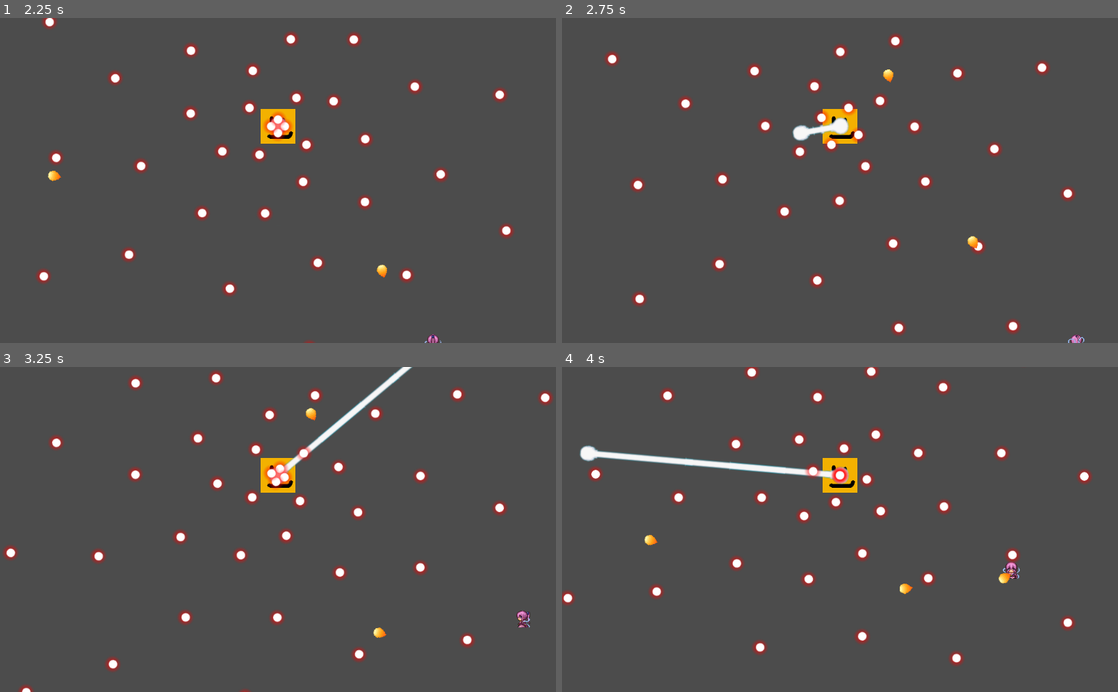
Above: before the commit, frames 1-4 (two rows, left to right).
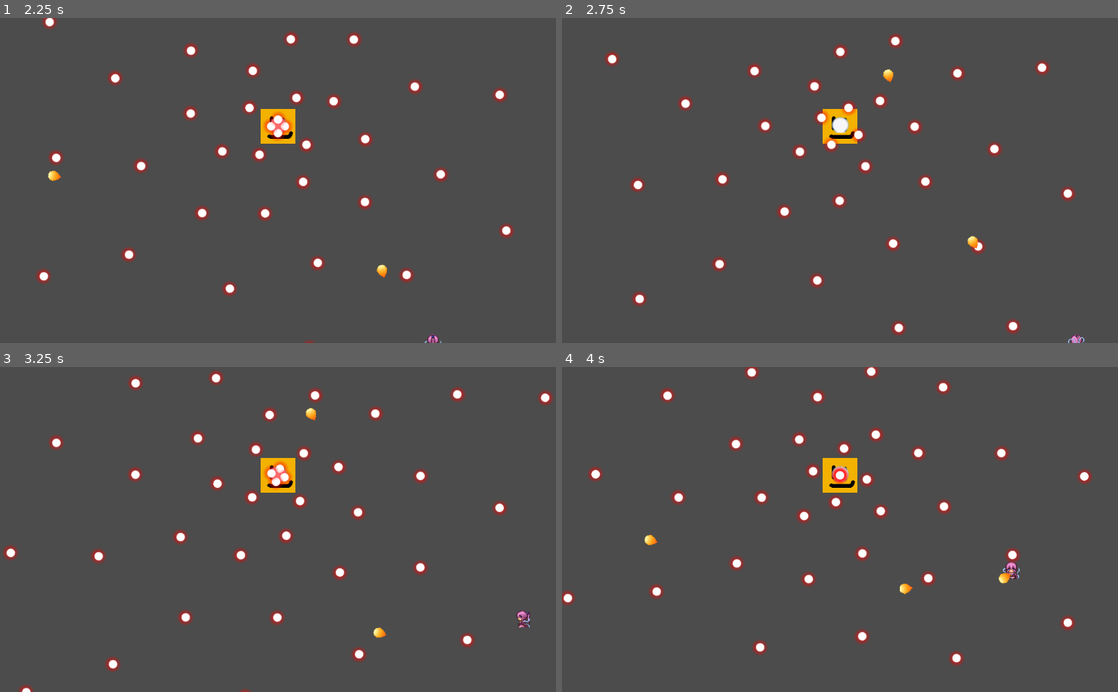
Above: after the commit, the same moments.

Repository: carsonburr/CM146Project
Game: Godot game, scene res://Main.tscn
Same seed, same stepped clock (60 frames per second), same inputs: the game is played once before the commit and once after it.
Inputs (mouse positions are in pixels of both pictures, inside the frame that each line leads up to):
- Up to frame 1 (2.25 s): move the mouse to (400, 164) at 0.52 s; press the mouse at (400, 164) at 0.53 s; hold D (move_right) 0.53-1.28 s; move the mouse to (166, 196) at 1.27 s; release the mouse at (166, 196) at 1.28 s; hold S (move_down) 1.28-2.03 s; click (166, 196) at 1.35 s; move the mouse to (333, 109) at 2.02 s; press the mouse at (333, 109) at 2.03 s; hold D (move_right) from 2.03 s (still down)
- Up to frame 2 (2.75 s): keep holding D (move_right)
- Up to frame 3 (3.25 s): move the mouse to (250, 594) at 2.77 s; release D (move_right) at 2.78 s; release the mouse at (250, 594) at 2.78 s; hold W (move_up) from 2.78 s (still down); click (250, 594) at 2.85 s
- Up to frame 4 (4 s): move the mouse to (1006, 578) at 3.52 s; release W (move_up) at 3.53 s; press the mouse at (1006, 578) at 3.53 s; hold A (move_left) from 3.53 s (still down)

Frame 1 is identical in both runs. In frame 2, 0.3% of the frame differs, in the area x 41-52%, y 30-38%; in frame 3, 0.6%; in frame 4, 1.1%, in the area x 3-52%, y 24-37%.

Commit message:
added laser to boss, loop laser
laser added to boss every 8 seconds, waits 2.5 seconds before attacking

Diff:
--- a/Boss.gd
+++ b/Boss.gd
@@ -3,7 +3,12 @@
 
 signal shoot
 
+signal respawn_laser
+
 export (PackedScene) var Bullet
+
+# laser separate from bullet
+export (PackedScene) var Laser
 
 const ChooseBehavior = preload("res://behavior/ChooseBehavior.gd")
 var action_choice_tree
@@ -14,6 +19,8 @@
 	position.y = screensize.y / 2 - 100
 	action_choice_tree = ChooseBehavior.new(self)
 	action_choice_tree.execute()
+
+	$LaserRespawnTimer.start()
 
 func _process(delta):
 	pass
@@ -29,5 +36,14 @@
 func shoot(dir):
 	emit_signal('shoot', Bullet, $BulletSpawnPoint.global_position, dir)
 
+func respawn_laser():
+	emit_signal('respawn_laser', Laser, $BulletSpawnPoint.global_position, Vector2(0, 0))
+	# print("sent out laser signal")
+
 func move(args):
 	pass
+
+# for testing purposes only
+# can remove this timer
+func _on_LaserRespawnTimer_timeout():
+	respawn_laser()
--- a/Boss.tscn
+++ b/Boss.tscn
@@ -1,8 +1,9 @@
-[gd_scene load_steps=5 format=2]
+[gd_scene load_steps=6 format=2]
 
 [ext_resource path="res://Boss.gd" type="Script" id=1]
 [ext_resource path="res://EnemyBullet.tscn" type="PackedScene" id=2]
-[ext_resource path="res://images/Boss/DevArtBoss.png" type="Texture" id=3]
+[ext_resource path="res://Laser.tscn" type="PackedScene" id=3]
+[ext_resource path="res://images/Boss/DevArtBoss.png" type="Texture" id=4]
 
 [sub_resource type="RectangleShape2D" id=1]
 
@@ -17,6 +18,7 @@
 collision/safe_margin = 0.08
 script = ExtResource( 1 )
 Bullet = ExtResource( 2 )
+Laser = ExtResource( 3 )
 
 [node name="CollisionShape2D" type="CollisionShape2D" parent="." index="0"]
 
@@ -24,8 +26,17 @@
 
 [node name="Sprite" type="Sprite" parent="." index="1"]
 
-texture = ExtResource( 3 )
+texture = ExtResource( 4 )
 
 [node name="BulletSpawnPoint" type="Position2D" parent="." index="2"]
 
 [node name="Behavior" type="Node" parent="." index="3"]
+
+[node name="LaserRespawnTimer" type="Timer" parent="." index="4"]
+
+process_mode = 1
+wait_time = 8.0
+one_shot = false
+autostart = false
+
+[connection signal="timeout" from="LaserRespawnTimer" to="." method="_on_LaserRespawnTimer_timeout"]
--- a/Laser.gd
+++ b/Laser.gd
@@ -9,6 +9,7 @@
 
 var screensize
 
+# laser spawns every 8 seconds, waits 2.5 seconds before firing
 var charging
 
 func _ready():
@@ -22,6 +23,8 @@
 	position.x = screensize.x / 2
 	position.y = screensize.y / 2 - 100
 
+	"""
+	moved to start()
 
 	# speed in frames per second
 	$AnimatedSprite.frames.set_animation_speed("shooting", 10)
@@ -35,7 +38,26 @@
 	# wait time set to 2.5
 	$ChargeTimer.start()
 
+	print("ready laser")
+	"""
+
+
 func start(_position, _direction):
+
+	# print("starting laser")
+	# speed in frames per second
+	$AnimatedSprite.frames.set_animation_speed("shooting", 10)
+	#print($AnimatedSprite.frames.get_animation_speed("shooting"))
+	rotation = 0
+
+	$AnimatedSprite.animation = "shooting"
+	charging = true
+
+	# charge time needs to be > lifetime
+	# wait time set to 2.5
+	$ChargeTimer.start()
+
+
 	# position = _position
 	rotation = _direction.angle()
 	$Lifetime.wait_time = lifetime
@@ -75,6 +97,7 @@
 # gives player warning
 func _on_ChargeTimer_timeout():
 	charging = false
+	# print("finished charging")
 	# laser time set to 2
 	$Lifetime.start()
 
--- a/Laser.tscn
+++ b/Laser.tscn
@@ -2,13 +2,13 @@
 
 [ext_resource path="res://Bullet.tscn" type="PackedScene" id=1]
 [ext_resource path="res://Laser.gd" type="Script" id=2]
-[ext_resource path="res://images/laser-v2-56x516-sprite-png/tile000.png" type="Texture" id=3]
-[ext_resource path="res://images/laser-v2-56x516-sprite-png/tile0.png" type="Texture" id=4]
-[ext_resource path="res://images/laser-v2-56x516-sprite-png/tile1.png" type="Texture" id=5]
-[ext_resource path="res://images/laser-v2-56x516-sprite-png/tile2.png" type="Texture" id=6]
-[ext_resource path="res://images/laser-v2-56x516-sprite-png/tile3.png" type="Texture" id=7]
-[ext_resource path="res://images/laser-v2-56x516-sprite-png/tile4.png" type="Texture" id=8]
-[ext_resource path="res://images/laser-v2-56x516-sprite-png/tile5.png" type="Texture" id=9]
+[ext_resource path="res://images/laser-v2-56x516-sprite-png/tile5.png" type="Texture" id=3]
+[ext_resource path="res://images/laser-v2-56x516-sprite-png/tile000.png" type="Texture" id=4]
+[ext_resource path="res://images/laser-v2-56x516-sprite-png/tile0.png" type="Texture" id=5]
+[ext_resource path="res://images/laser-v2-56x516-sprite-png/tile1.png" type="Texture" id=6]
+[ext_resource path="res://images/laser-v2-56x516-sprite-png/tile2.png" type="Texture" id=7]
+[ext_resource path="res://images/laser-v2-56x516-sprite-png/tile3.png" type="Texture" id=8]
+[ext_resource path="res://images/laser-v2-56x516-sprite-png/tile4.png" type="Texture" id=9]
 
 [sub_resource type="CapsuleShape2D" id=1]
 
@@ -19,14 +19,14 @@
 [sub_resource type="SpriteFrames" id=2]
 
 animations = [ {
-"frames": [ ExtResource( 3 ), ExtResource( 4 ), ExtResource( 5 ), ExtResource( 6 ), ExtResource( 7 ), ExtResource( 8 ), ExtResource( 9 ) ],
+"frames": [ ExtResource( 3 ) ],
+"loop": true,
+"name": "final beam",
+"speed": 5.0
+}, {
+"frames": [ ExtResource( 4 ), ExtResource( 5 ), ExtResource( 6 ), ExtResource( 7 ), ExtResource( 8 ), ExtResource( 9 ), ExtResource( 3 ) ],
 "loop": true,
 "name": "shooting",
-"speed": 5.0
-}, {
-"frames": [ ExtResource( 9 ) ],
-"loop": true,
-"name": "final beam",
 "speed": 5.0
 } ]
 
--- a/Main.gd
+++ b/Main.gd
@@ -4,3 +4,9 @@
 	var b = bullet.instance()
 	add_child(b)
 	b.start(_position, _direction)
+
+func _on_Boss_respawn_laser(laser, _position, _direction):
+	var la = laser.instance()
+	add_child(la)
+	# print("added laser")
+	la.start(_position, _direction)
--- a/Main.tscn
+++ b/Main.tscn
@@ -17,4 +17,6 @@
 
 [connection signal="shoot" from="Player" to="." method="_on_shoot"]
 
+[connection signal="respawn_laser" from="Boss" to="." method="_on_Boss_respawn_laser"]
+
 [connection signal="shoot" from="Boss" to="." method="_on_shoot"]
--- a/PlayerBullet.tscn
+++ b/PlayerBullet.tscn
@@ -6,8 +6,8 @@
 [sub_resource type="CapsuleShape2D" id=1]
 
 custom_solver_bias = 0.0
-radius = 28.2247
-height = 0.0826569
+radius = 25.0878
+height = 0.313797
 
 [node name="PlayerBullet" instance=ExtResource( 1 )]
 
